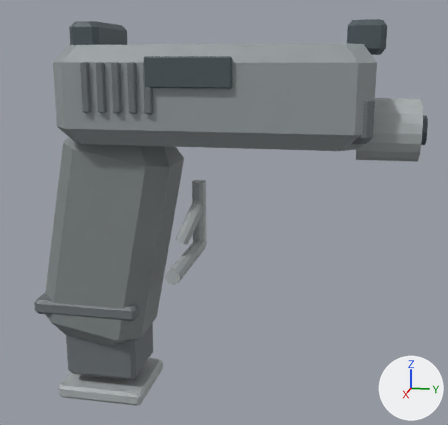
What one commit did to the glTF model assets/models/pistol.glb.
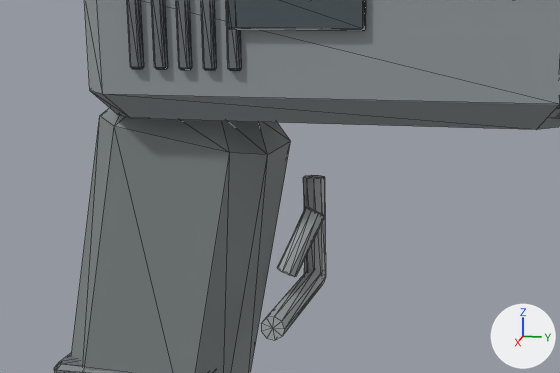
There are two pictures of each version: one whole from a camera (50 mm lens) standing at (0.703, 0.266, 0.092) and looking at (-0.001, 0.126, -0.084), one close up on the part from 0% to 79% of the width and 16% to 72% of the height. The lights are fixed; the arrows at lower right show +X, +Y and +Z. The last two pictures show the newer version. The close-ups show mesh edges as thin lines. Where no turn or scale is listed for an object, it has been applied to the vertices. Vertices at exactly the same position are counted once.

In view in the first close-up: 'geometry_0'.
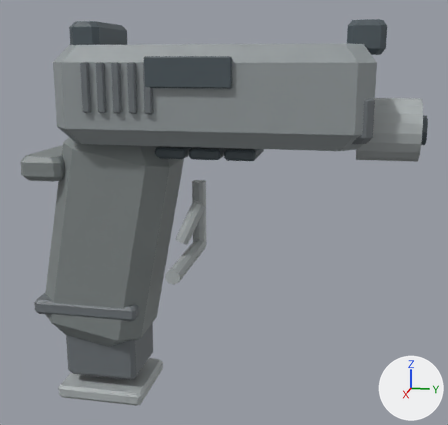
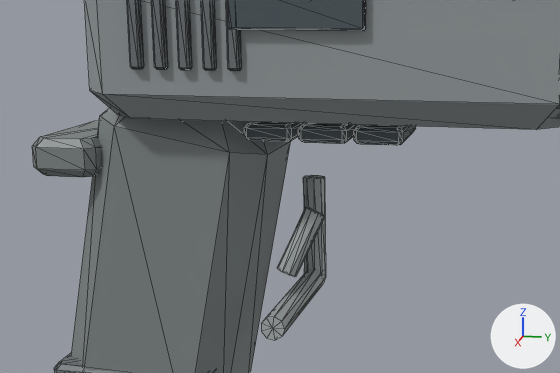
What differs and where, as boxes (x1, y1, x2, y2) in the close-ups (560 x 373 px):
'geometry_0', reshaped: before (54, 0, 560, 373); after (32, 0, 560, 373)
part 1 of me_geometry_0, added: after (244, 122, 305, 142)
part 2 of me_geometry_0, added: after (298, 123, 359, 144)
part 3 of me_geometry_0, added: after (354, 125, 416, 145)
part 4 of me_geometry_0, added: after (32, 121, 101, 177)

The change, as a diff of the scene's bpy script:
```diff
--- a/assets/models/pistol.glb.py
+++ b/assets/models/pistol.glb.py
@@ me_geometry_0 @@
 # used by ob_geometry_0; location = (0.0, 0.0, 0.0)
-me_geometry_0.from_pydata(...)  # 612 vertices, 1156 faces; spans x -0.08..0.086, y -0.1..0.347, z -0.324..0.132
+me_geometry_0.from_pydata(...)  # 740 vertices, 1396 faces; spans x -0.08..0.086, y -0.105..0.347, z -0.324..0.132
+# me_geometry_0 part 1: a new loose piece of 32 vertices spanning x -0.035..0.035, y 0.052..0.087, z -0.016..-0.004, in mat_defaultmaterial
+# me_geometry_0 part 2: a new loose piece of 32 vertices spanning x -0.035..0.035, y 0.093..0.127, z -0.016..-0.004, in mat_defaultmaterial
+# me_geometry_0 part 3: a new loose piece of 32 vertices spanning x -0.035..0.035, y 0.132..0.168, z -0.016..-0.004, in mat_defaultmaterial
+# me_geometry_0 part 4: a new loose piece of 32 vertices spanning x -0.055..0.055, y -0.105..-0.055, z -0.044..-0.016, in mat_defaultmaterial
 me_geometry_0.materials.append(mat_defaultmaterial)
```
